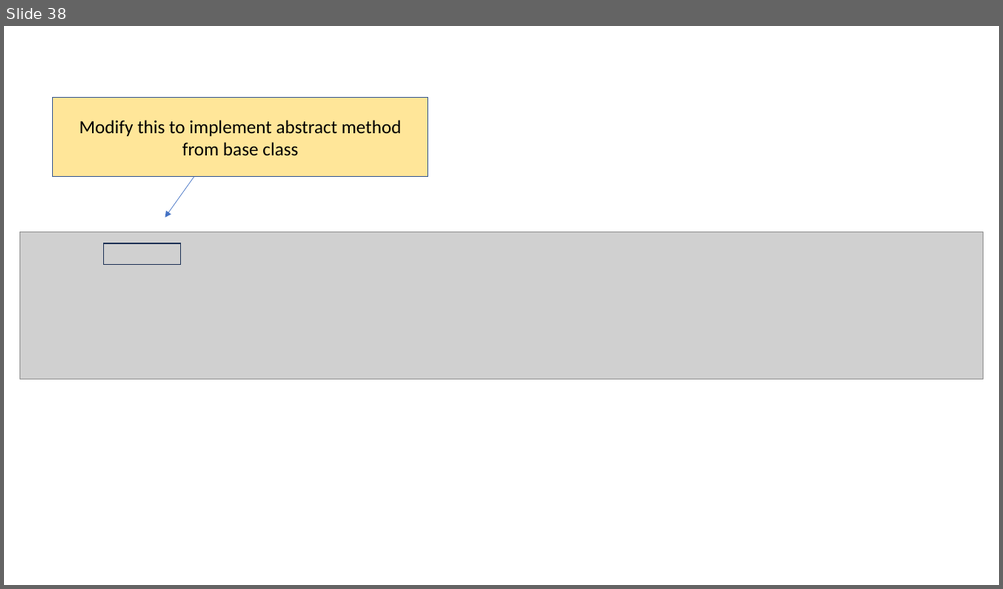
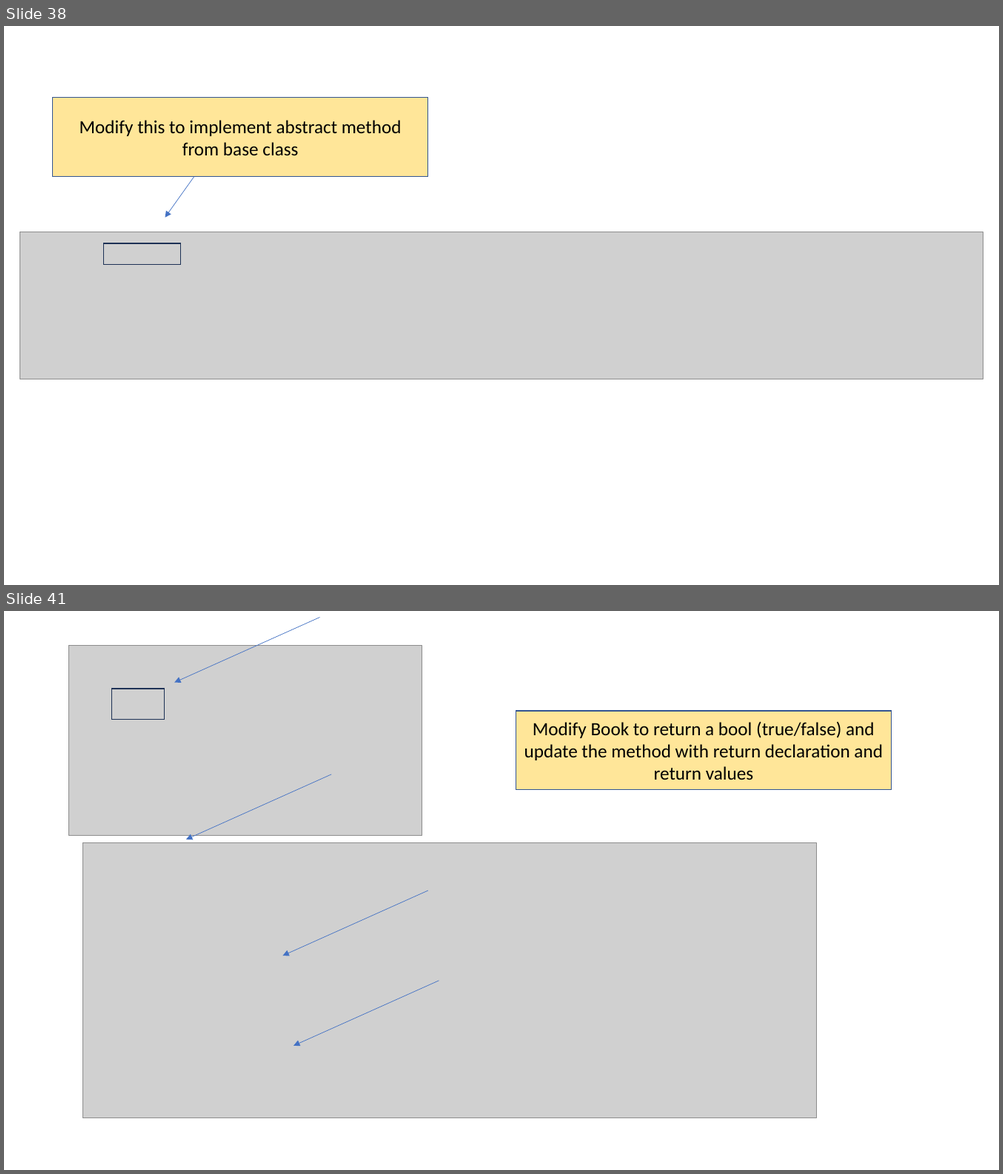
Before and after one commit to JohnRowleyDorsetCollege2025/oop-2025-a-camera-rental-20251111, a slide deck: CameraKit Walkthrough.pptx. Shown one above the other, each under a label of ours: slide 38 before the commit, slides 38 and 41 after it; the slides between them are not shown. The pictures are 1003x589 and 1003x1174 pixels, drawn with LibreOffice and Linux fonts; fonts in the diff are those of the drawing; grey boxes stand for pictures. Boxes give left, top, right and bottom in pixels: in the first picture for what was removed or moved away, otherwise in the second. Text is boxed around its words. In the diff, an @@ line names an element or a change of style, - is before the commit and + after.

Commit message:
Add more interface methods

```diff
--- a/CameraKit Walkthrough.pptx
+++ b/CameraKit Walkthrough.pptx
@@ slide 41 added at bbox=[4, 611, 999, 1170], background #FFFFFF @@
@@ arrow added from (319, 617) to (174, 683), #4472C4 0.5 pt @@
@@ picture added at bbox=[69, 645, 422, 835] @@
@@ rectangle added at bbox=[111, 689, 165, 719], outline #1E3256 1 pt @@
@@ rectangle added at bbox=[516, 711, 891, 790], fill #FFE699, outline #325491 1 pt, 18 pt, text #000000 @@
+Modify Book to return a bool (true/false) and update the method with return declaration and return values
@@ arrow added from (332, 775) to (186, 840), #4472C4 0.5 pt @@
@@ picture added at bbox=[82, 843, 817, 1119] @@
@@ arrow added from (428, 891) to (283, 956), #4472C4 0.5 pt @@
@@ arrow added from (439, 981) to (293, 1046), #4472C4 0.5 pt @@
```
Also in this commit, not shown: 1 slide changed, 7 other slides added, 1 other file.
